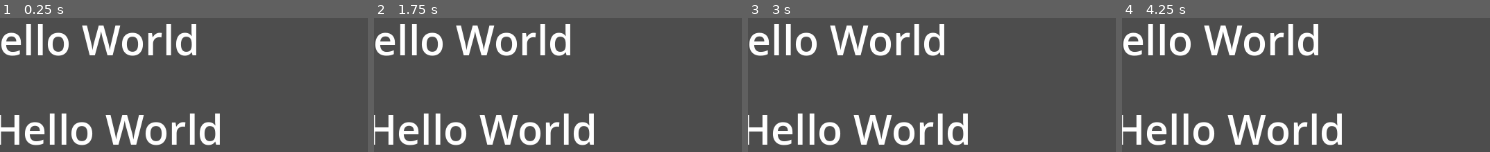
Above: before the commit, frames 1-4 (left to right).
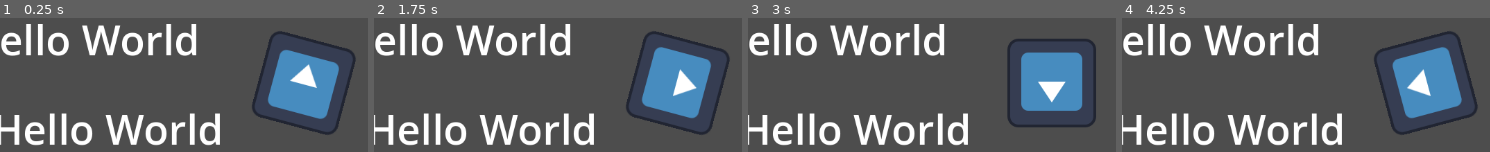
Above: after the commit, the same moments.

Repository: trevyn/godottest
Game: Godot game, scene res://root.tscn
Two runs of this game, one before a commit and one after it. Both use one fixed random seed, a clock stepped at 60 frames per second and the inputs below. The engine's default icon, where the game draws it, is replaced by a stand-in: a white triangle on a blue panel in a dark square.
Inputs:
- Up to frame 1 (0.25 s): no input
- Up to frame 2 (1.75 s): no input
- Up to frame 3 (3 s): no input
- Up to frame 4 (4.25 s): no input

The runs differ from the first frame. In frame 1, 9.5% of the frame differs, in the area x 68-97%, y 9-88%; in frame 2, 9.5%; in frame 3, 9.3%; in frame 4, 9.5%.

Commit message:
spinning icon

Diff:
--- /dev/null
+++ b/Icon.gd
@@ -0,0 +1,12 @@
+extends Sprite2D
+
+
+# Called when the node enters the scene tree for the first time.
+func _ready():
+	pass # Replace with function body.
+
+
+# Called every frame. 'delta' is the elapsed time since the previous frame.
+func _process(delta):
+	rotation_degrees += 1
+	pass
--- a/project.godot
+++ b/project.godot
@@ -12,5 +12,5 @@
 
 config/name="Godottest"
 run/main_scene="res://root.tscn"
-config/features=PackedStringArray("4.2", "Forward Plus")
+config/features=PackedStringArray("4.1", "Forward Plus")
 config/icon="res://icon.svg"
--- a/root.tscn
+++ b/root.tscn
@@ -1,6 +1,8 @@
-[gd_scene load_steps=2 format=3 uid="uid://cqy6bphjgf7hc"]
+[gd_scene load_steps=4 format=3 uid="uid://cqy6bphjgf7hc"]
 
 [ext_resource type="PackedScene" uid="uid://c6aft2srev4ay" path="res://label.tscn" id="1_uej5h"]
+[ext_resource type="Texture2D" uid="uid://dib2pa70cidwj" path="res://icon.svg" id="2_xjbre"]
+[ext_resource type="Script" path="res://Icon.gd" id="3_y47ji"]
 
 [node name="Root" type="Node2D"]
 
@@ -15,3 +17,8 @@
 offset_top = 75.0
 offset_right = 286.0
 offset_bottom = 157.0
+
+[node name="Icon" type="Sprite2D" parent="."]
+position = Vector2(438, 179)
+texture = ExtResource("2_xjbre")
+script = ExtResource("3_y47ji")
